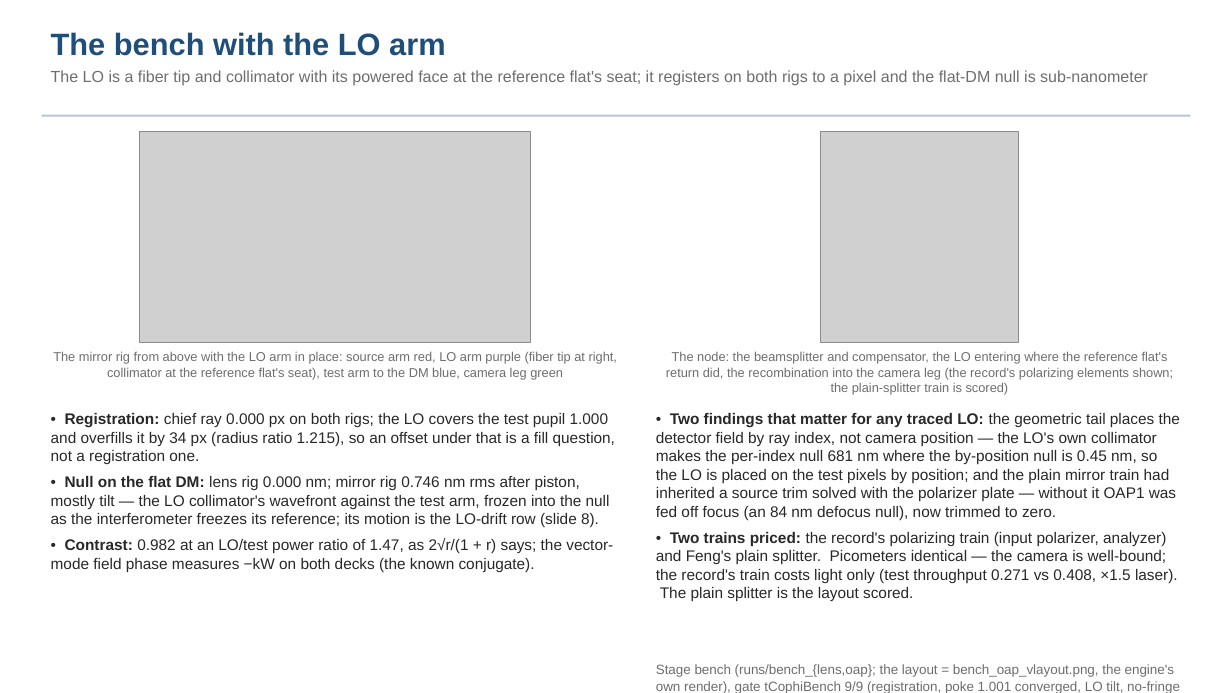
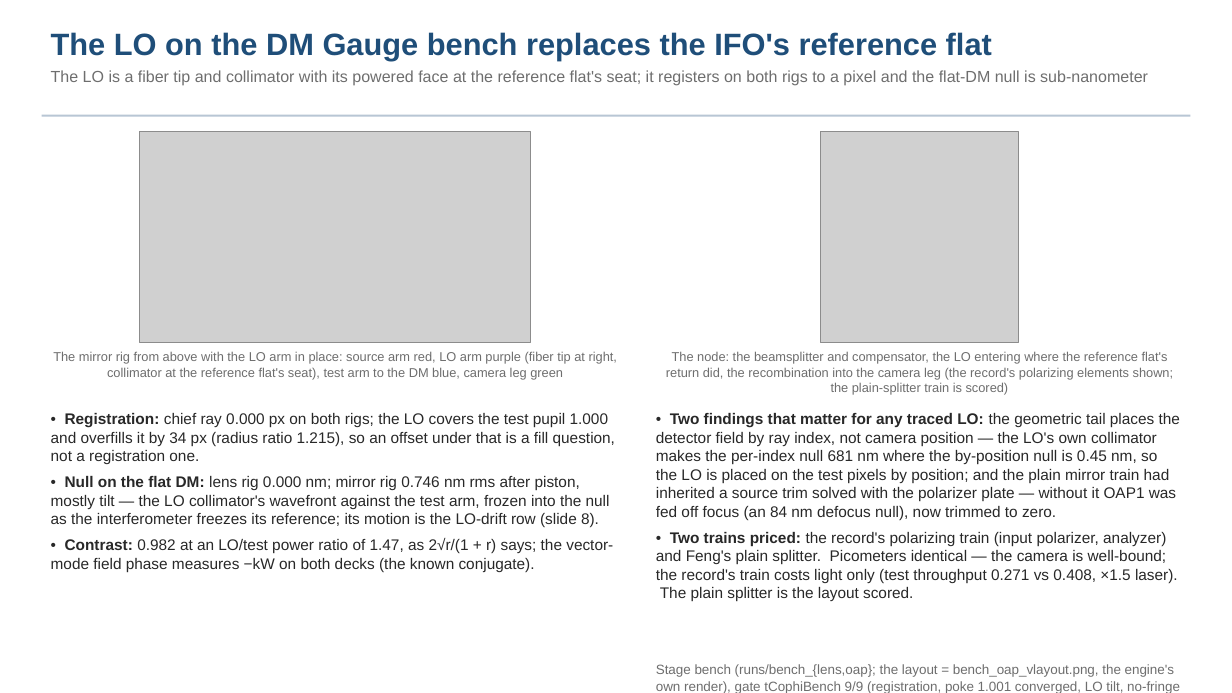
Before and after one commit to nasa-jpl/macos, a slide deck: slide 5 of demo_session/deck_cophi.pptx. Drawn at 1232x693 pixels with LibreOffice and Linux fonts; fonts in the diff are those of the drawing; grey boxes stand for pictures. Boxes give left, top, right and bottom in pixels: in the first picture for what was removed or moved away, otherwise in the second. Text is boxed around its words. In the diff, an @@ line names an element or a change of style, - is before the commit and + after.

```diff
--- a/demo_session/deck_cophi.pptx
+++ b/demo_session/deck_cophi.pptx
@@ text at (x1=51, y1=32, x2=992, y2=61): text changed @@
-The bench with the LO arm
+The LO on the DM Gauge bench replaces the IFO's reference flat
```
Also in this commit, not shown: 4 other slides changed, 6 other files.
